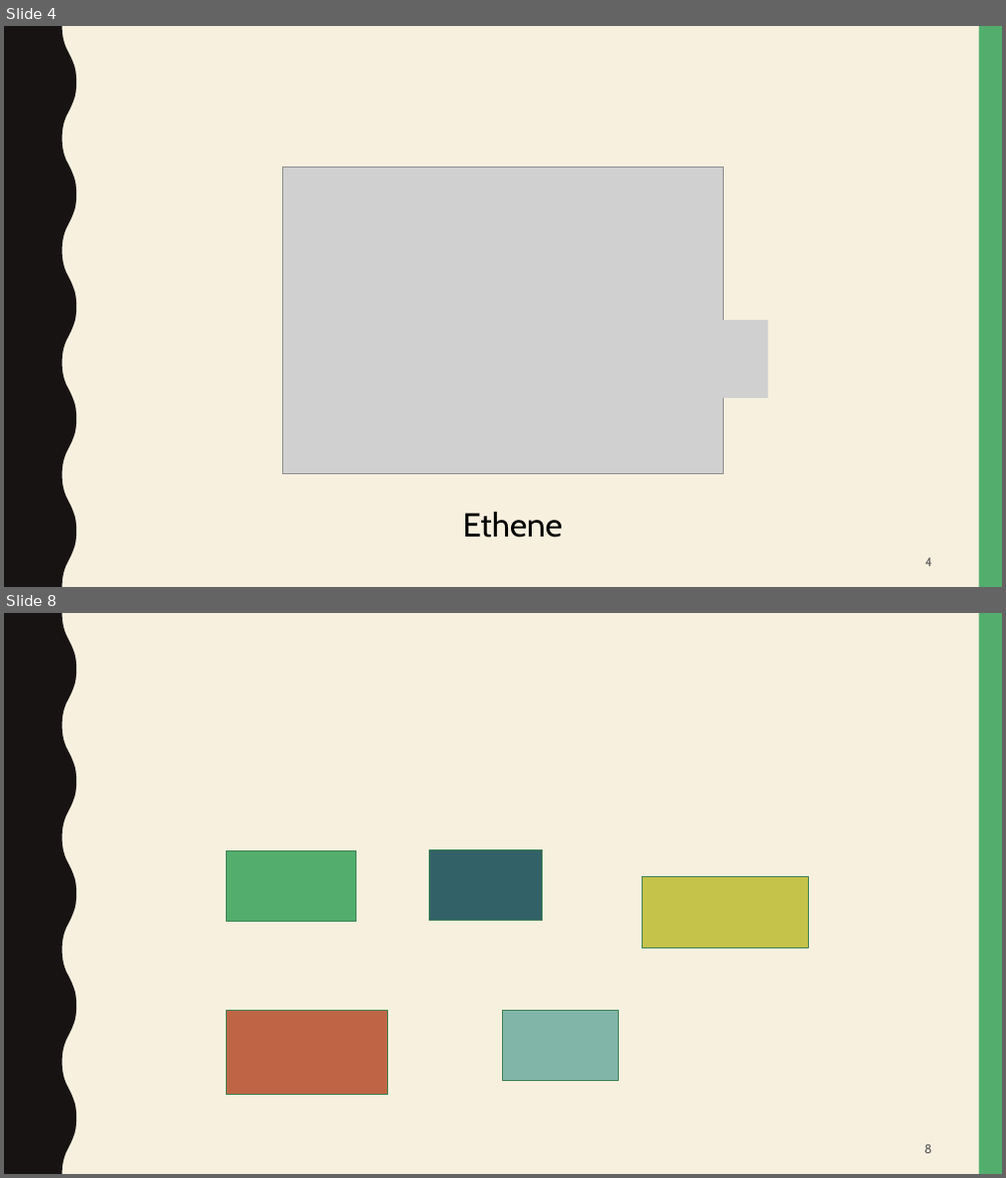
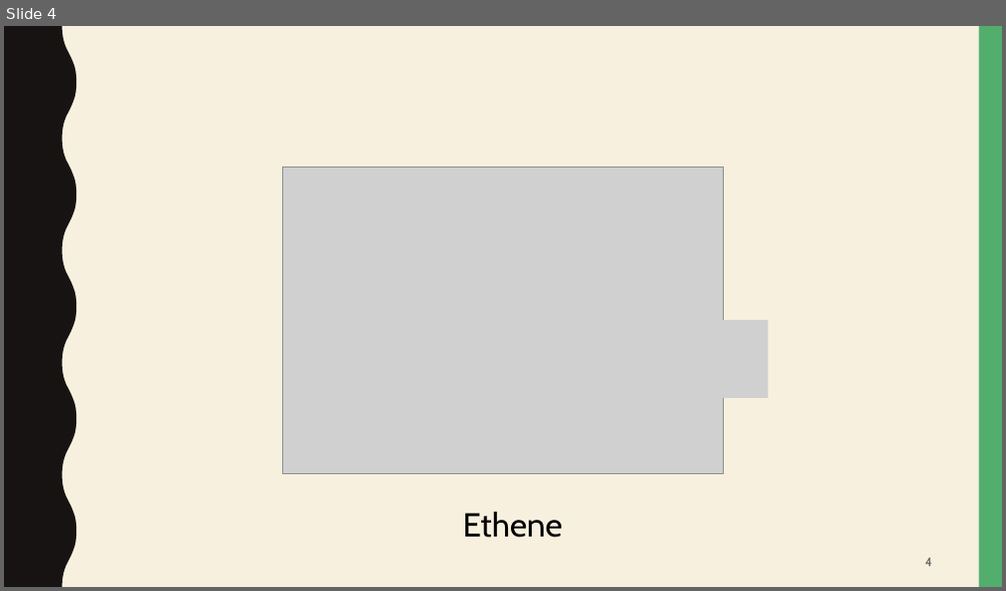
Before and after one commit to beckstev/presentations, a slide deck: opy/Vortrag/OLEDS.pptx. Shown one above the other, each under a label of ours: slides 4 and 8 before the commit, slide 4 after it; the slides between them are not shown. The pictures are 1006x1178 and 1006x591 pixels, drawn with LibreOffice and Linux fonts; fonts in the diff are those of the drawing; grey boxes stand for pictures. Boxes give left, top, right and bottom in pixels: in the first picture for what was removed or moved away, otherwise in the second. Text is boxed around its words. In the diff, an @@ line names an element or a change of style, - is before the commit and + after.

```diff
--- a/opy/Vortrag/OLEDS.pptx
+++ b/opy/Vortrag/OLEDS.pptx
@@ slide 8 removed at [4,613,1002,1174], background #F7F0DF; not listed: 2 template elements that a slide beside it also shows @@
@@ rectangle removed at [227,851,356,922] @@
@@ rectangle removed at [430,851,543,921] @@
@@ rectangle removed at [643,877,809,948] @@
@@ rectangle removed at [227,1011,387,1094] @@
@@ rectangle removed at [503,1011,619,1081] @@
@@ page number removed at [925,1145,933,1154] @@
-8
```
Also in this commit, not shown: 6 other slides changed, 6 slides added, 2 other files.
